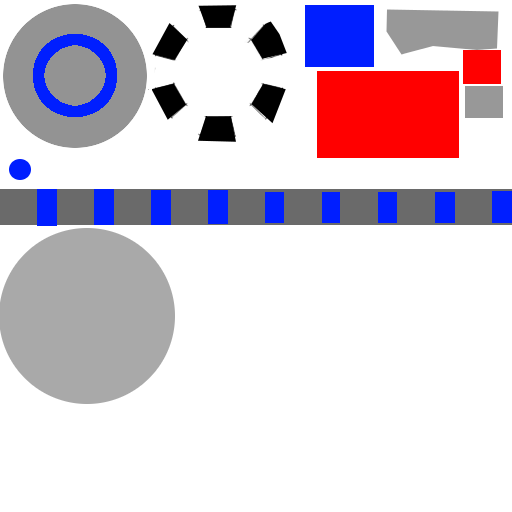
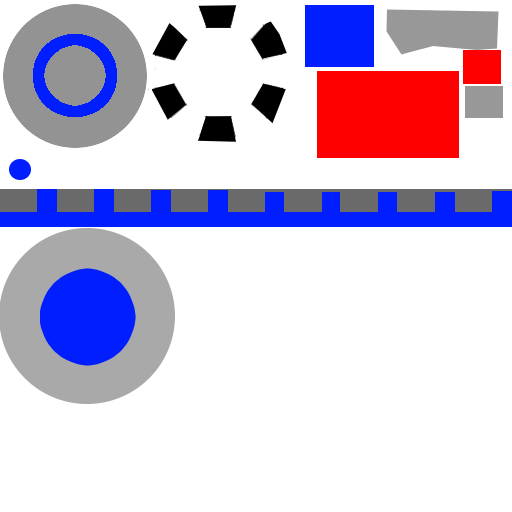
The second 512 × 512 image is a revision of the first. Changes to its layers:
painted on "Building" over left=0, top=212, right=512, bottom=366
painted on "DIsh" over left=171, top=9, right=283, bottom=140
